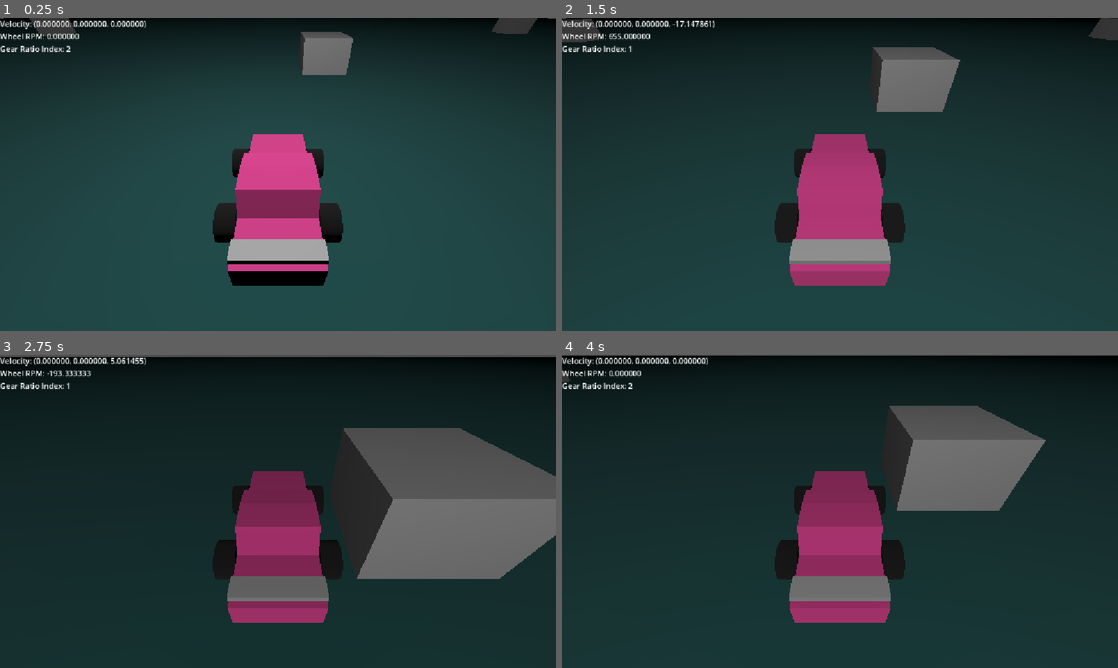
Above: before the commit, frames 1-4 (two rows, left to right).
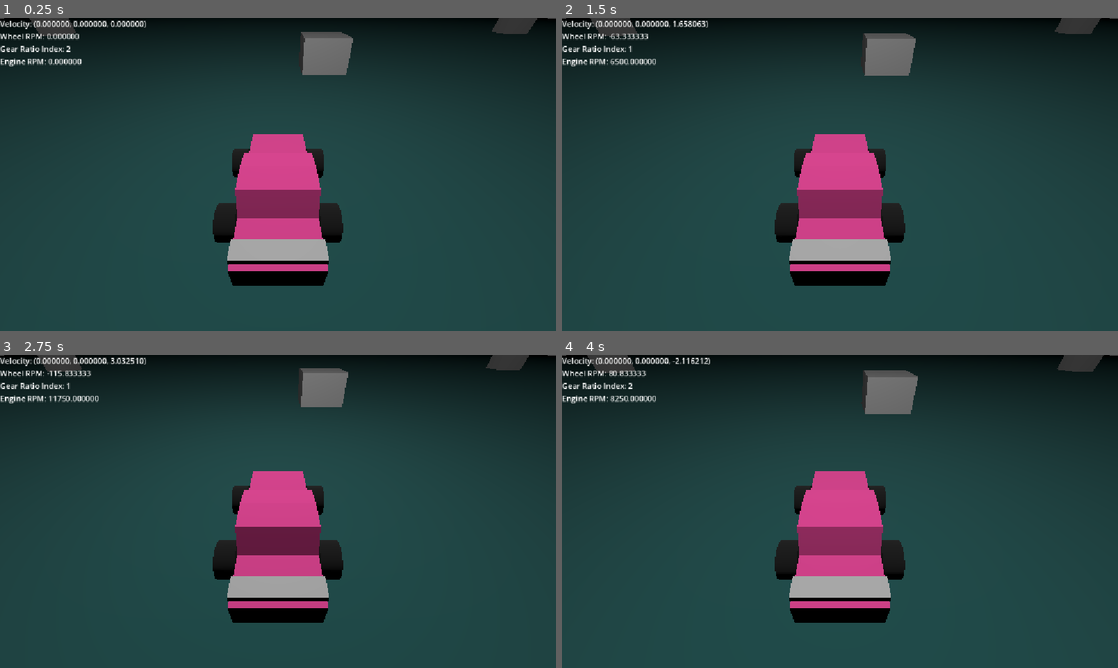
Above: after the commit, the same moments.

Repository: FlameFreezer/170.3
Game: Godot game, scene res://scenes/drive_test_chamber.tscn
Two runs of this game, one before a commit and one after it. Both use one fixed random seed, a clock stepped at 60 frames per second and the inputs below. This scene is started directly instead of the project's main scene.
Inputs:
- Up to frame 1 (0.25 s): no input
- Up to frame 2 (1.5 s): tap Enter at 0.5 s; hold D (steer right) 0.53-1.28 s; hold W (throttle) 0.53-1.28 s; hold Q (downshift) from 1.28 s (still down); tap Shift (clutch) at 1.35 s
- Up to frame 3 (2.75 s): tap W (throttle) at 1.55 s; release Q (downshift) at 2.03 s; hold D (steer right) from 2.03 s (still down); hold W (throttle) from 2.03 s (still down)
- Up to frame 4 (4 s): release D (steer right) at 2.78 s; release W (throttle) at 2.78 s; hold E (upshift) 2.78-3.53 s; tap W (throttle) at 2.85, 3.8 s; hold A (steer left) from 3.53 s (still down); hold Shift (clutch) from 3.53 s (still down)

The runs differ from the first frame. In frame 1, 0.2% of the frame differs, in the area x 0-15%, y 12-16%; in frame 2, 11%; in frame 3, 49%, in the area x 0-100%, y 0-88%; in frame 4, 23%.

Commit message:
Simulated engine

Diff:
--- a/scenes/Prefabs/PHCar.tscn
+++ b/scenes/Prefabs/PHCar.tscn
@@ -25,10 +25,12 @@
 
 [node name="PHCar" type="CharacterBody3D" unique_id=88021085]
 script = ExtResource("1_0ixyv")
-throttle_force = 100000.0
+throttle_force = 10000.0
+max_engine_rpm = 100000.0
+engine_spindown_rate = 5000.0
 wheel_diameter = 0.5
 wheel_spindown_rate = 100.0
-handbrake_power = 1000.0
+handbrake_power = 2000.0
 gear_ratios = Array[float]([-50.0, -100.0, 100.0, 50.0, 25.0, 10.0])
 
 [node name="CollisionShape3D" type="CollisionShape3D" parent="." unique_id=2110563621]
--- a/scripts/Car/car_controller.gd
+++ b/scripts/Car/car_controller.gd
@@ -1,20 +1,25 @@
 extends CharacterBody3D
 signal update_values(String)
 
+@export_category("Engine")
 ## Amount of acceleleration to apply from the throttle
 @export var throttle_force: float
-
-## Max static friction force that can be applied
-@export var static_friction_force: float
-@export var kinetic_friction_force: float
+@export var max_engine_rpm: float
+@export var engine_spindown_rate: float
+@export_category("Wheels")
 ## Diameter of the wheels in meters
 @export var wheel_diameter: float
 @export var wheel_spindown_rate: float
 @export var handbrake_power: float
+## Max static friction force that can be applied
+@export var static_friction_force: float
+@export var kinetic_friction_force: float
+@export_category("General motion")
 @export var gear_ratios: Array[float]
 
 var _throttle_state: float = 0.0
 var _wheel_rpm: float = 0.0
+var _engine_rpm: float = 0.0
 var _handbrake_state: float = 0.0
 var _current_gear_ratio_index: int = 2
 
@@ -37,11 +42,15 @@
 	if Input.is_action_just_pressed("downshift"):
 		change_gear_ratio(-1)
 
-	_wheel_rpm += _throttle_state * throttle_force * delta / gear_ratios[_current_gear_ratio_index]
+	_engine_rpm = move_toward(_engine_rpm, max_engine_rpm, _throttle_state * throttle_force * delta)
+	if _throttle_state == 0.0:
+		_engine_rpm = move_toward(_engine_rpm, 0.0, (engine_spindown_rate + _handbrake_state * handbrake_power * get_gear_ratio()) * delta)
+	if _handbrake_state == 0.0:
+		_wheel_rpm = _engine_rpm / get_gear_ratio()
 	_wheel_rpm = move_toward(_wheel_rpm, 0.0, (wheel_spindown_rate + _handbrake_state * handbrake_power) * delta)
 	velocity = transform.basis * Vector3.FORWARD * wheel_diameter * PI * _wheel_rpm * delta
 
-	update_values.emit("Velocity: %v\nWheel RPM: %f\nGear Ratio Index: %d" % [velocity, _wheel_rpm, _current_gear_ratio_index])
+	update_values.emit("Velocity: %v\nWheel RPM: %f\nGear Ratio Index: %d\nEngine RPM: %f" % [velocity, _wheel_rpm, _current_gear_ratio_index, _engine_rpm])
 
 	move_and_slide()
 
@@ -52,3 +61,6 @@
 		#_current_gear_ratio_index = gear_ratios.size() - 1
 	#elif _current_gear_ratio_index < 0:
 		#_current_gear_ratio_index = 0
+
+func get_gear_ratio() -> float:
+	return gear_ratios[_current_gear_ratio_index]
